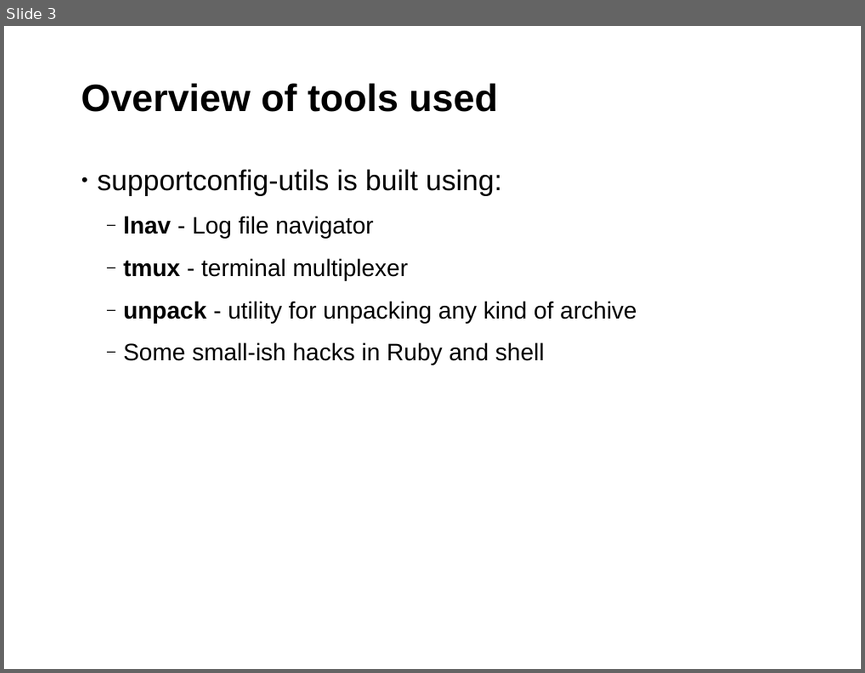
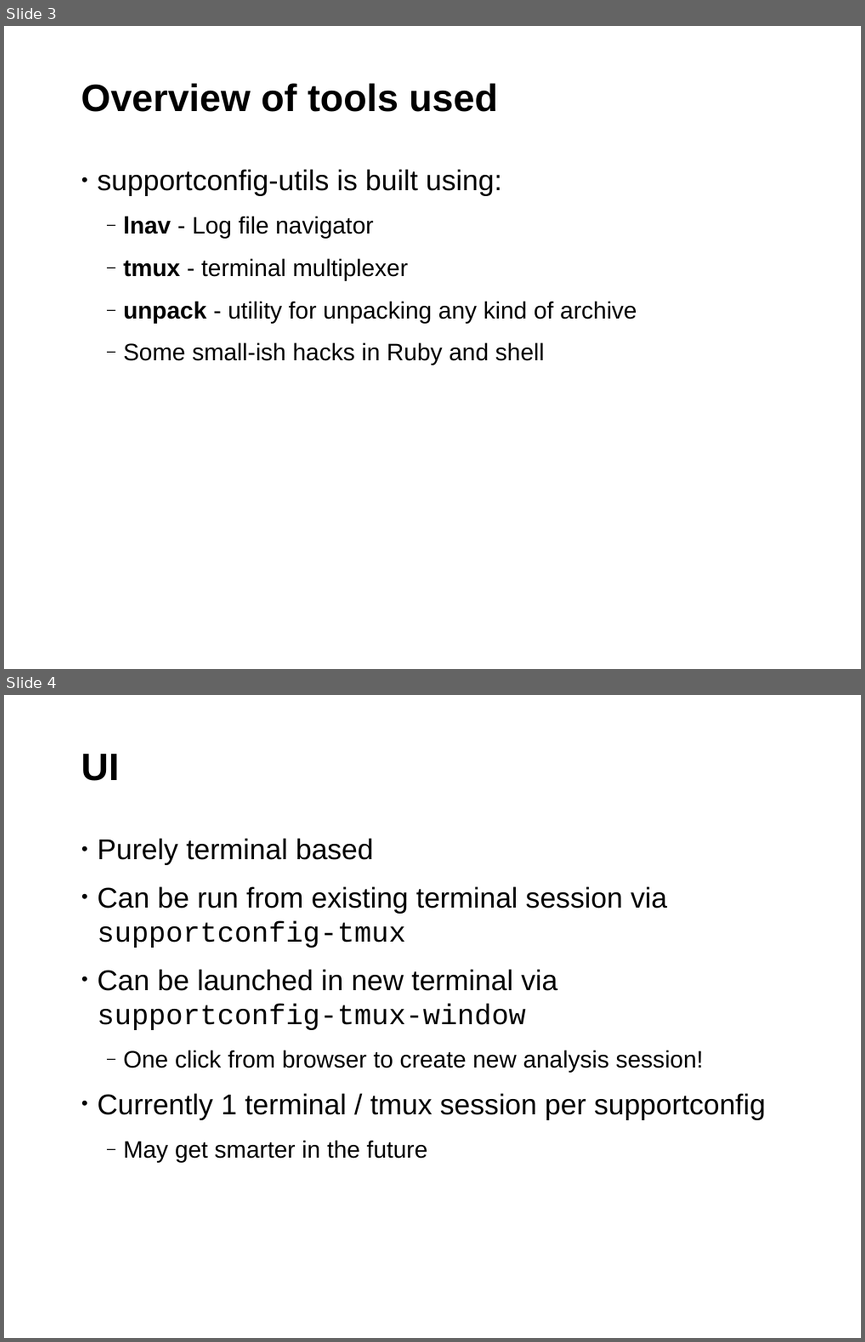
Before and after one commit to sayalilunkad/supportconfig-utils-slides, a slide deck: presentation.odp. Shown one above the other, each under a label of ours: slide 3 before the commit, slides 3 and 4 after it. The pictures are 865x673 and 865x1342 pixels, drawn with LibreOffice and Linux fonts; fonts in the diff are those of the drawing; background and template pictures are left out. Boxes give left, top, right and bottom in pixels: in the first picture for what was removed or moved away, otherwise in the second. Text is boxed around its words. In the diff, an @@ line names an element or a change of style, - is before the commit and + after.

```diff
--- a/presentation.odp
+++ b/presentation.odp
@@ slide 4 added at (4, 695, 861, 1338), background #FFFFFF; not listed: 1 template element that a slide beside it also shows @@
@@ title added at (81, 754, 120, 781), 32 pt, text #000000, bold @@
+UI
@@ text added at (98, 838, 766, 1162), 24 pt, text #000000 @@
+• Purely terminal based
+• Can be run from existing terminal session via supportconfig-tmux
+• Can be launched in new terminal via supportconfig-tmux-window
+  ‒ One click from browser to create new analysis session!
+• Currently 1 terminal / tmux session per supportconfig
+  ‒ May get smarter in the future
```
Also in this commit, not shown: 7 slides changed, 4 other slides added, 2 slides removed, 2 other files.
